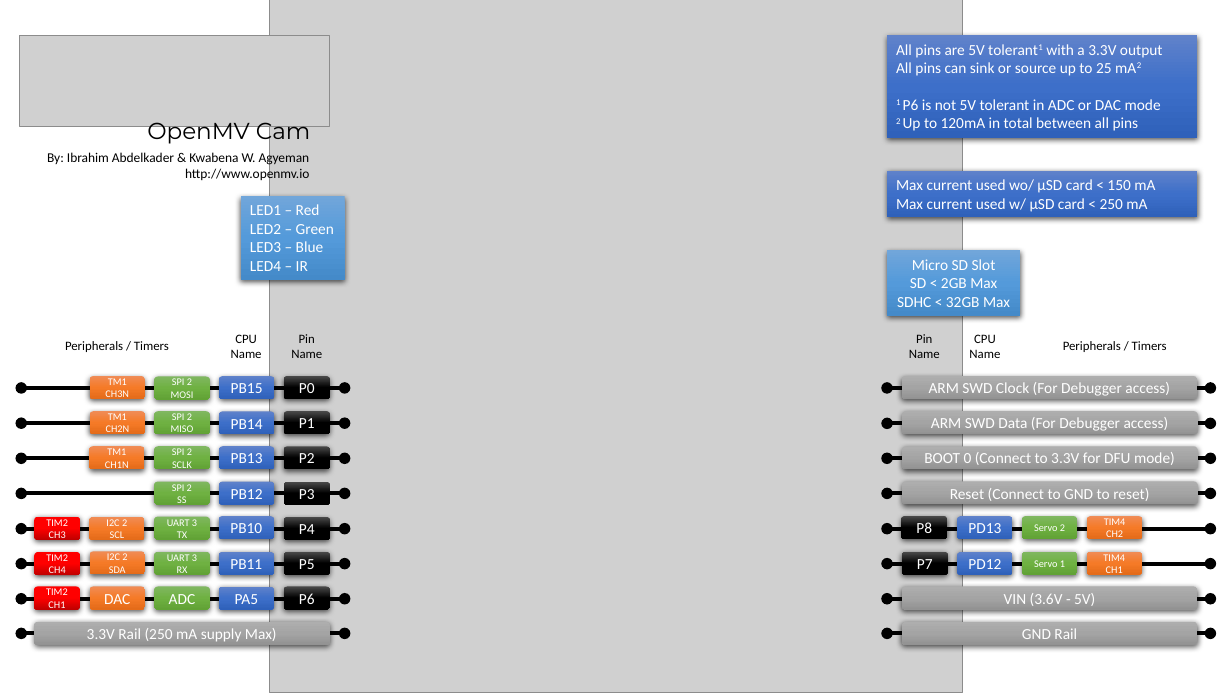
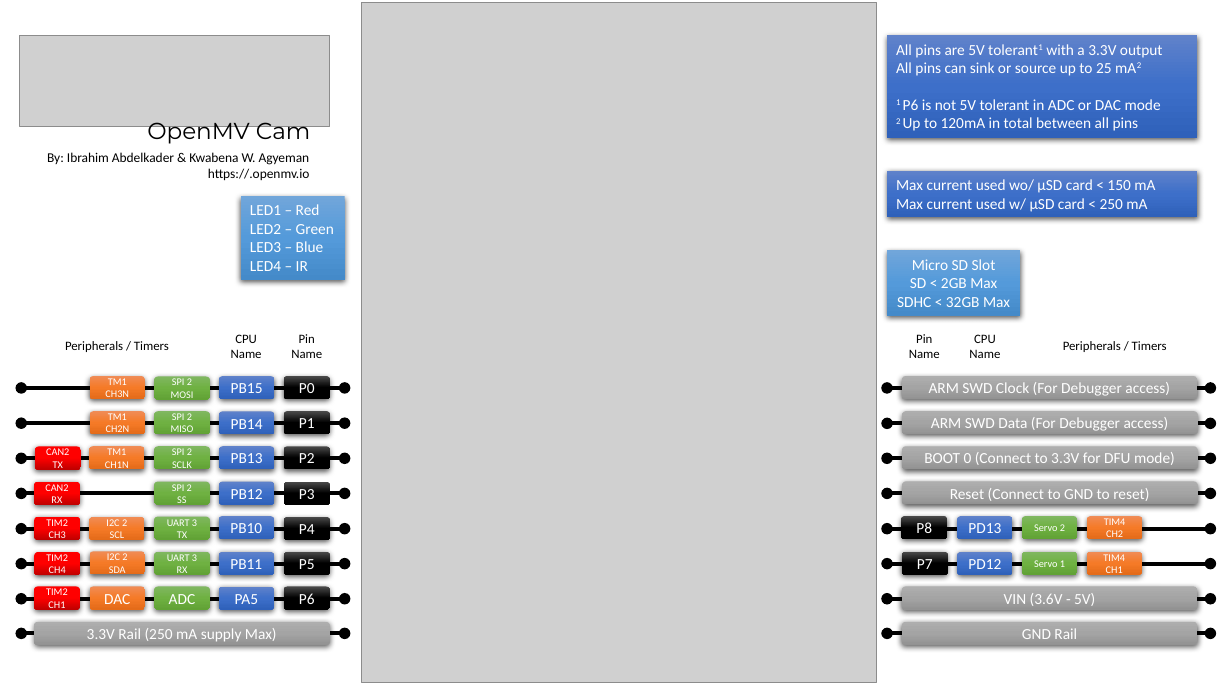
Before and after one commit to openmv/openmv-media, a slide deck: slide 1 of boards/openmv-cam/v1/cam-v1-pinout.pptx. Drawn at 1232x693 pixels with LibreOffice and Linux fonts; fonts in the diff are those of the drawing; grey boxes stand for pictures. Boxes give left, top, right and bottom in pixels: in the first picture for what was removed or moved away, otherwise in the second. Text is boxed around its words. In the diff, an @@ line names an element or a change of style, - is before the commit and + after.

```diff
--- a/boards/openmv-cam/v1/cam-v1-pinout.pptx
+++ b/boards/openmv-cam/v1/cam-v1-pinout.pptx
@@ picture: place and size @@
-picture at [270, 0, 963, 693]
+picture at [361, 2, 877, 682]
@@ text at [208, 168, 310, 181]: text changed @@
-http://www.openmv.io
+https://.openmv.io
@@ rounded rectangle added at [35, 446, 81, 470], fill gradient #FF0000 to #C00000, 8 pt, text #FFFFFF @@
+CAN2
+TX
@@ rounded rectangle added at [34, 482, 80, 505], fill gradient #FF0000 to #C00000, 8 pt, text #FFFFFF @@
+CAN2
+RX
```
Also in this commit, not shown: 33 other files.
